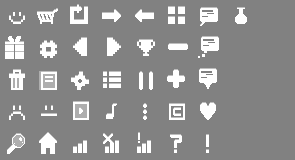
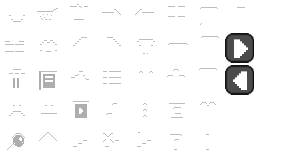
Layered file, before and after one edit (295 × 160). Changes by layer:
added layer "Layer 6" above "Slot_rounded_GB" over [233, 71, 247, 90]
added layer "Slot_rounded_GB" (1st of 2) above "Layer 5" over [225, 65, 254, 95]
added layer "Layer 5" above "Slot_rounded_GB" over [234, 39, 248, 58]
added layer "Slot_rounded_GB" (2nd of 2) above "Layer 2" over [225, 33, 254, 63]
hid "Layer 2" over [0, 0, 295, 160]
